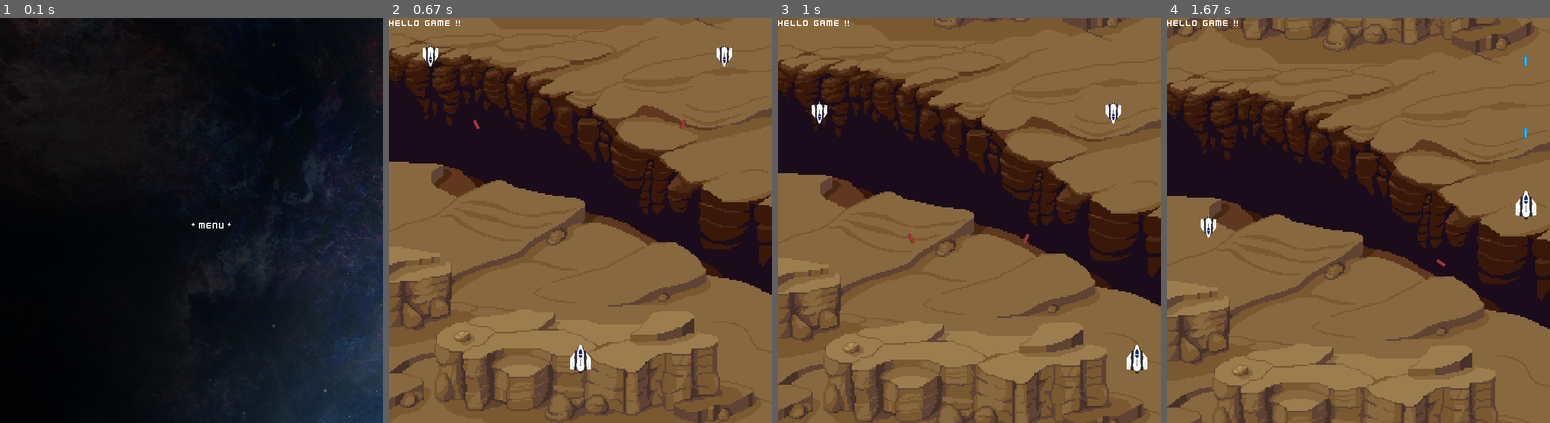
Above: before the commit, frames 1-4 (left to right).
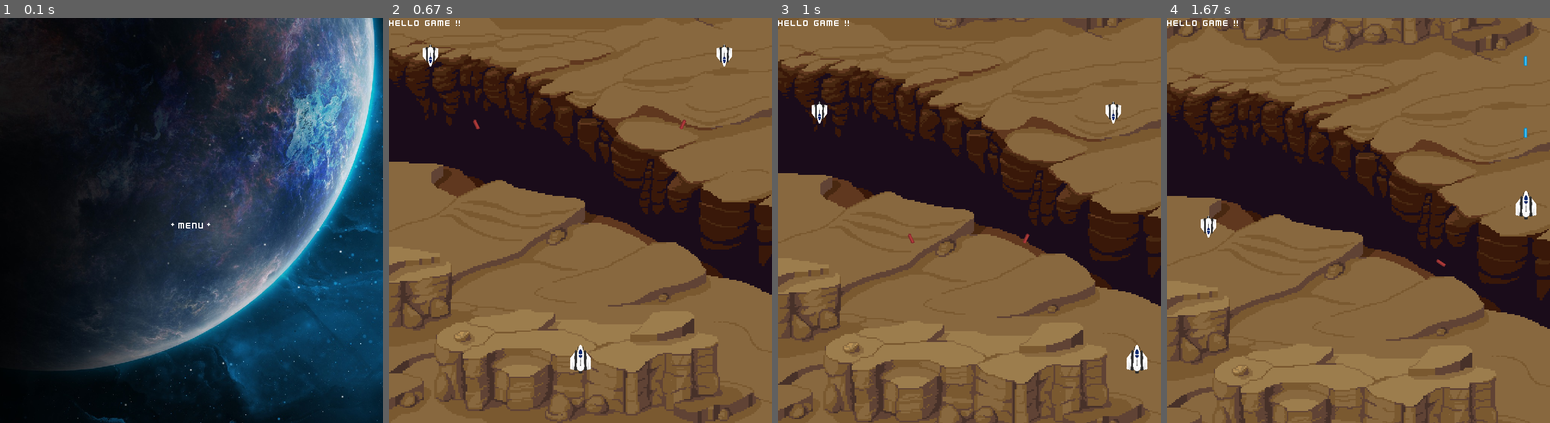
Above: after the commit, the same moments.

Repository: 2ndcouteau/Py_shmup
Game: pygame game, started from srcs/main.py
The game is run twice, just before and just after one commit, with the same random seed, the same clock (stepped at 60 frames per second) and the same inputs.
Inputs:
- Up to frame 1 (0.1 s): no input
- Up to frame 2 (0.67 s): tap Enter at 0.33 s
- Up to frame 3 (1 s): hold Right from 0.67 s (still down)
- Up to frame 4 (1.67 s): release Right at 1.13 s; hold Up 1.17-1.47 s; tap Space at 1.23, 1.57 s; hold Right from 1.5 s (still down)

The runs differ from the first frame. In frame 1, 54% of the frame differs, in the area x 2-100%, y 0-100%; in frame 2, nothing differs; in frame 3, nothing differs; in frame 4, nothing differs.

Commit message:
[UPDATE] Clean Text and Background Classes

Diff:
--- a/srcs/class_Background.py
+++ b/srcs/class_Background.py
@@ -14,7 +14,7 @@
 							MAIN_MENU,
 							LEVEL_MENU,
 							NEUTRAL,
-							BLUE)
+							BLACK)
 
 class Background(Entities):
 	def __init__(self):
@@ -47,25 +47,27 @@
 		self.image = image_file.convert()
 
 		self.size = self.image.get_size()
+		scale_y = float(Y_WINDOW) / self.size[1]
+		self.size = (self.size[0] * scale_y, self.size[1] * scale_y)
+		self.image = pygame.transform.scale(self.image, (int(self.size[0]), int(self.size[1])))
 
 		self.rect = self.image.get_rect()
-
-		self.rect.x = pos[0]
+		self.rect.x = pos[0] - 80
 		self.rect.y = pos[1]
 
 		g.all_sprites.add(self)
 		g.sprites_main_menu_backgrounds.add(self)
 
 class Level_menu_background(Background):
-	def __init__(self, g, pos, image_file, mode):
+	def __init__(self, g, pos, image_file, mode, opacity=255):
 		Background.__init__(self)
 
 		self.image = image_file
 
 		self.size = self.image.get_size()
 
-		self.rect = self.image.fill(BLUE)
-		self.image.set_alpha(50)
+		self.rect = self.image.fill(BLACK)
+		self.image.set_alpha(opacity)
 
 		self.rect.x = pos[0]
 		self.rect.y = pos[1]
--- a/srcs/class_Event.py
+++ b/srcs/class_Event.py
@@ -4,7 +4,6 @@
 import pygame
 from pygame.locals	import *
 from random			import randint
-
 
 from class_Player		import Player
 from class_Enemy		import Enemy
--- a/srcs/class_Game.py
+++ b/srcs/class_Game.py
@@ -69,15 +69,15 @@
 		self.main_menu_backgrounds.append(Main_menu_background(self, (0, 0), IMG_MAIN_MENU_BACKGROUND, MAIN_MENU))
 
 		self.level_menu_backgrounds = []
-		self.level_menu_backgrounds.append(Level_menu_background(self, (0, 0), IMG_LEVEL_MENU_BACKGROUND_FULL, LEVEL_MENU))
-		self.level_menu_backgrounds.append(Level_menu_background(self, (X_WINDOW / 4, Y_WINDOW / 4), IMG_LEVEL_MENU_BACKGROUND_TIER, LEVEL_MENU))
+		self.level_menu_backgrounds.append(Level_menu_background(self, (0, 0), IMG_LEVEL_MENU_BACKGROUND_FULL, LEVEL_MENU, opacity=100))
+		self.level_menu_backgrounds.append(Level_menu_background(self, (X_WINDOW / 4, Y_WINDOW / 4), IMG_LEVEL_MENU_BACKGROUND_TIER, LEVEL_MENU, opacity=150))
 
 
 		self.player = Player(self)
 
 		Level_text(self, "Hello  Game  !!", (0, 0))
-		Level_menu_text(self, "** Main menu **", (self.level_menu_backgrounds[1].rect.x, 0), (True, True))
-		Main_menu_text(self, "* Menu *", (X_WINDOW / 2, Y_WINDOW /2), True)
+		Level_menu_text(self, "** Main menu **", (self.level_menu_backgrounds[1].rect.x, 0), cx=True)
+		Main_menu_text(self, "* Menu *", (X_WINDOW / 2, Y_WINDOW /2), cx=True)
 
 		# self.neutrals = []
 
--- a/srcs/class_Text.py
+++ b/srcs/class_Text.py
@@ -19,59 +19,44 @@
 
 
 class Text(pygame.sprite.Sprite):
-	def __init__(self, g, msg, pos):
+	def __init__(self, g, msg, pos, cx, cy):
 		pygame.sprite.Sprite.__init__(self)
 
 		font = pygame.font.Font(FONT, 16)
-		print(font)
 		self.image = font.render(msg, True, (255, 255, 255))
-		print(self.image)
 		self.rect = self.image.get_rect()
-		print(self.rect)
+		position_text(self, list(pos), cx, cy)
 
 		g.all_sprites.add(self)
 
+def position_text(self, pos, cx, cy):
+	#cx= center_x, cy= center_y
+	self.size = self.image.get_size()
+	if cx :
+		pos[0] -= self.size[0] / 2
+	if cy :
+		pos[1] -= self.size[1] / 2
+
+	self.rect.x += pos[0]
+	self.rect.y += pos[1]
+
 class Level_text(pygame.sprite.Sprite):
-	def __init__(self, g, msg, pos, center=(False, False)):
-		Text.__init__(self, g, msg, pos)
-
-		self.rect.x += pos[0]
-		self.rect.y += pos[1]
+	def __init__(self, g, msg, pos, cx=False, cy=False):
+		Text.__init__(self, g, msg, pos, cx, cy)
 
 		g.sprites_level_text.add(self)
 
-def center_text(self, pos, cx, cy):
-
-		if cx :
-			pos[0] -= self.size[0] / 2
-		if cy :
-			pos[1] -= self.size[1] / 2
-
-		self.rect.x += pos[0]
-		self.rect.y += pos[1]
-
-
 
 class Level_menu_text(pygame.sprite.Sprite):
-	def __init__(self, g, msg, pos, cx=False, cy=False): #cx= center_x, cy= center_y
-		Text.__init__(self, g, msg, pos)
-
-		self.size = self.image.get_size()
-
-		self.rect.x = g.level_menu_backgrounds[1].rect.x
-		self.rect.y = g.level_menu_backgrounds[1].rect.y
-		center_text(self, list(pos), cx, cy)
-
-
+	def __init__(self, g, msg, pos, cx=False, cy=False):
+		pos = (g.level_menu_backgrounds[1].rect.x + pos[0], g.level_menu_backgrounds[1].rect.y + pos[1])
+		Text.__init__(self, g, msg, pos, cx, cy)
 
 		g.sprites_level_menu_text.add(self)
 
 
 class Main_menu_text(pygame.sprite.Sprite):
-	def __init__(self, g, msg, pos, center=(False, False)):
-		Text.__init__(self, g, msg, pos)
-
-		self.rect.x += pos[0]
-		self.rect.y += pos[1]
+	def __init__(self, g, msg, pos, cx=False, cy=False):
+		Text.__init__(self, g, msg, pos, cx , cy)
 
 		g.sprites_main_menu_text.add(self)
Not shown, changed: todo.md
